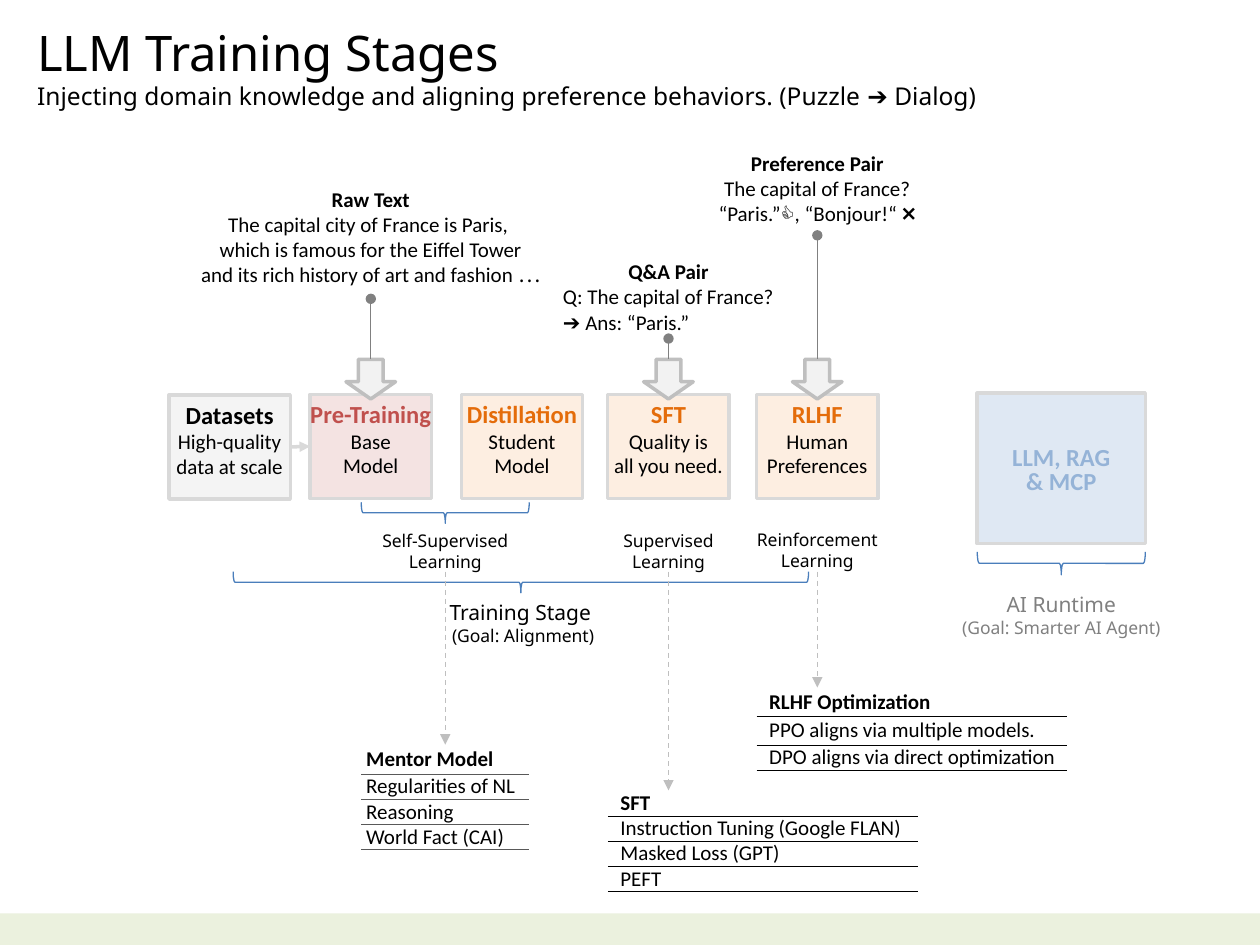
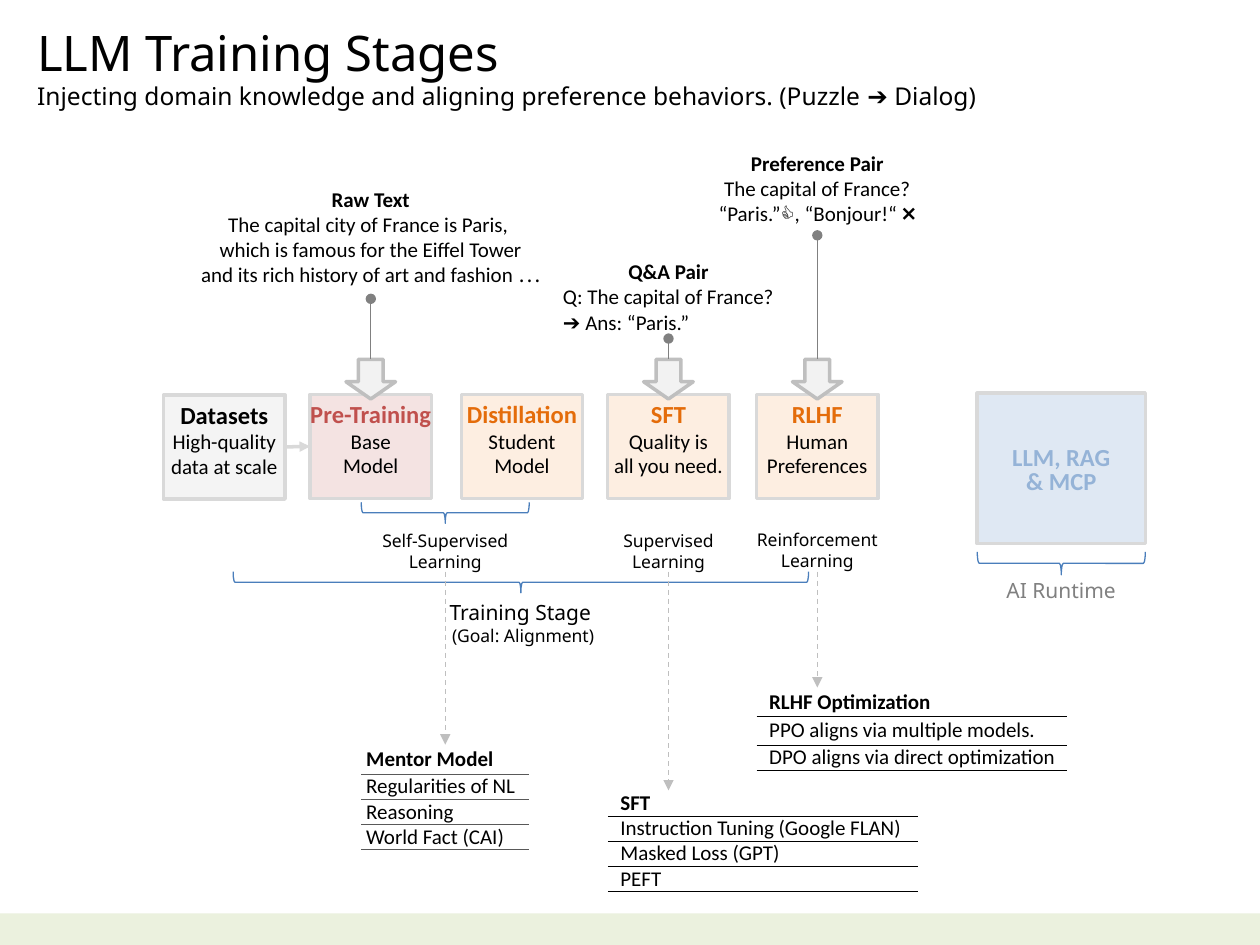
Before and after one commit to navibator/crazy-ai, a slide deck: slide 6 of ai.pptx. Drawn at 1260x945 pixels with LibreOffice and Linux fonts; fonts in the diff are those of the drawing. Boxes give left, top, right and bottom in pixels: in the first picture for what was removed or moved away, otherwise in the second. Text is boxed around its words. In the diff, an @@ line names an element or a change of style, - is before the commit and + after.

```diff
--- a/ai.pptx
+++ b/ai.pptx
@@ rectangle "Datasets" moved from (x1=169, y1=394, x2=290, y2=499) to (x1=164, y1=394, x2=285, y2=499) @@
@@ arrow moved from (290, 447) - (310, 446) to (285, 447) - (310, 446) @@
@@ text "AI Runtime" moved from (x1=962, y1=596, x2=1160, y2=638) to (x1=1006, y1=582, x2=1115, y2=598) @@
@@ text at (x1=962, y1=621, x2=1160, y2=638): paragraph removed @@
-(Goal: Smarter AI Agent)
```
Also in this commit, not shown: 4 other slides changed, 1 other file.
